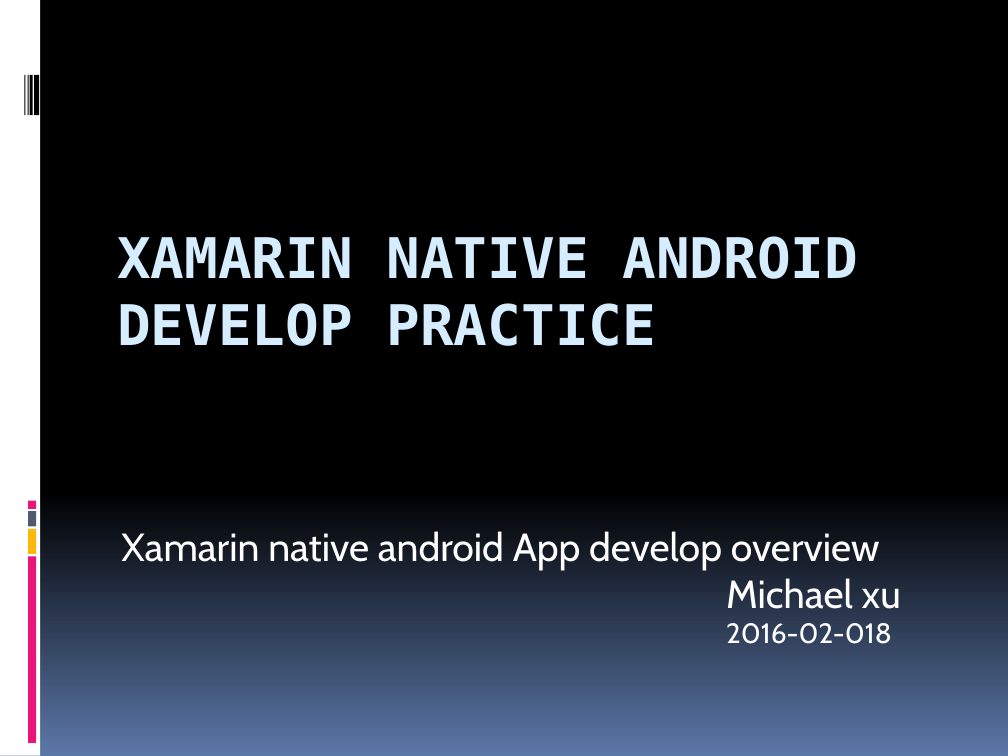
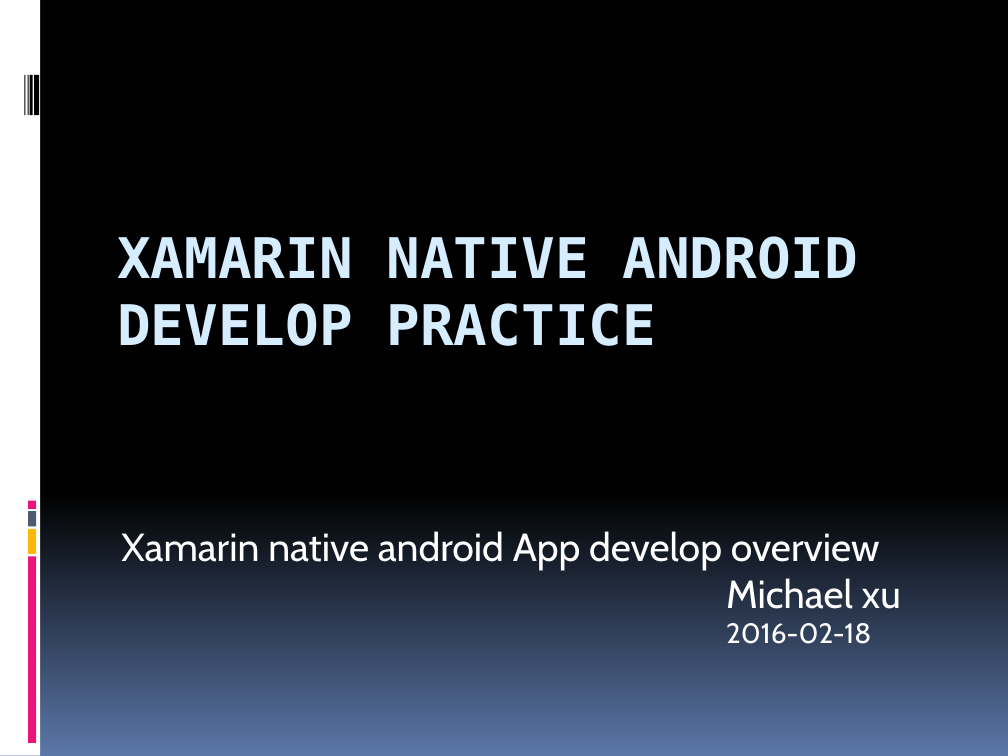
Before and after one commit to Xushlin/Xamarin-For-Android, a slide deck: slide 1 of doc/xamarin android.pptx. Drawn at 1008x756 pixels with LibreOffice and Linux fonts; fonts in the diff are those of the drawing. Boxes give left, top, right and bottom in pixels: in the first picture for what was removed or moved away, otherwise in the second. Text is boxed around its words. In the diff, an @@ line names an element or a change of style, - is before the commit and + after.

Commit message:
change the ppt.

```diff
--- a/doc/xamarin android.pptx
+++ b/doc/xamarin android.pptx
@@ subtitle at (726, 623, 871, 644): text changed @@
-2016-02-018
+2016-02-18
```
Also in this commit, not shown: 5 other files.
